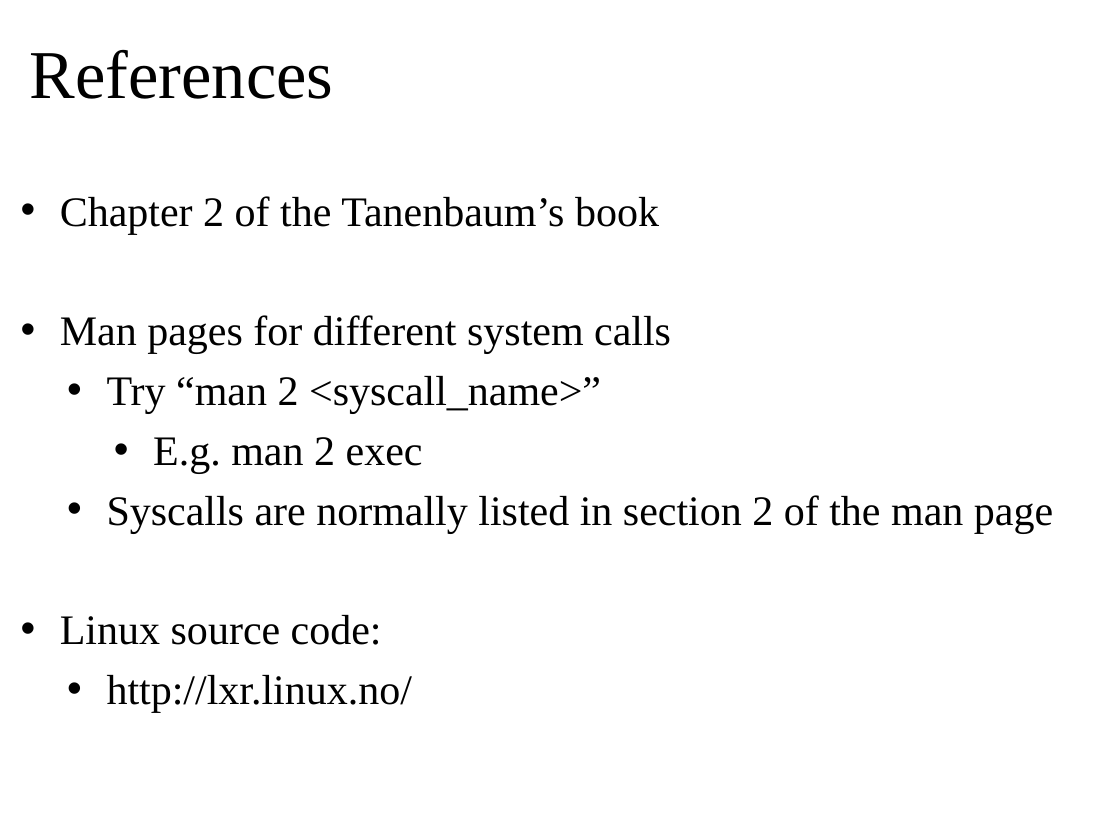
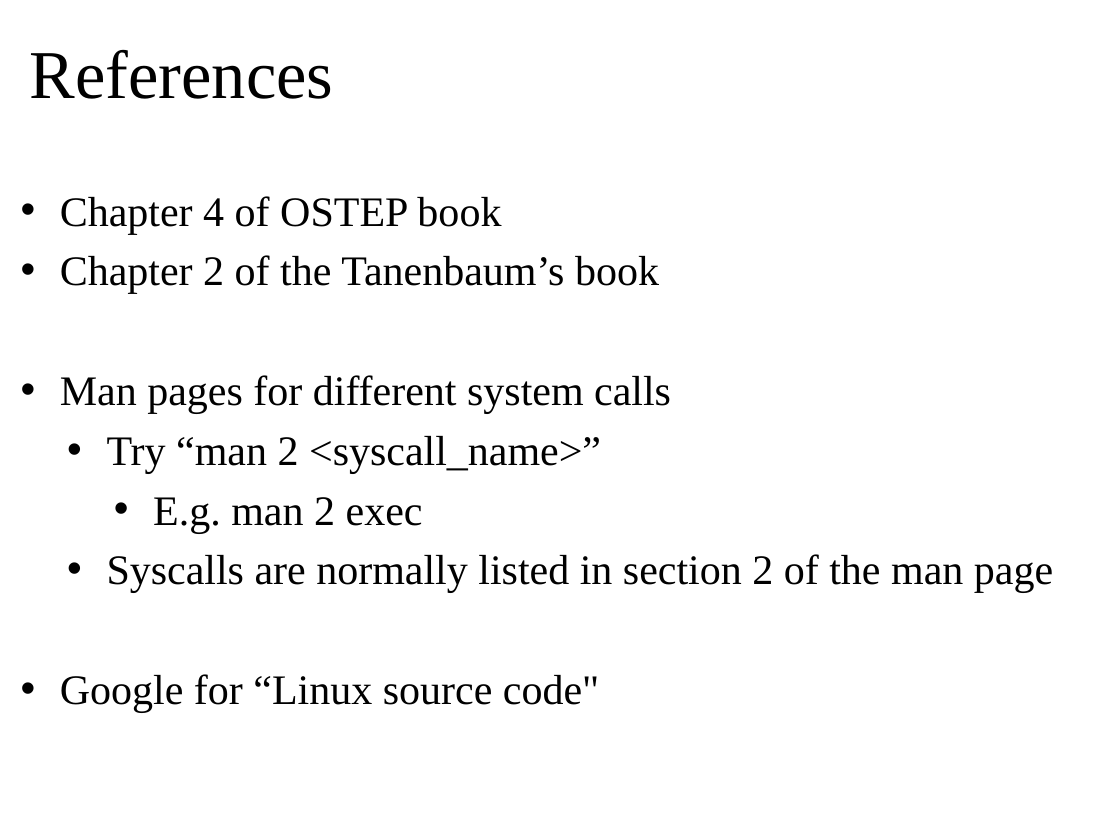
Before and after one commit to oscourse/oscourse.github.io, a slide deck: slide 24 of slides/processes.pptx. Drawn at 1120x840 pixels with LibreOffice and Linux fonts; fonts in the diff are those of the drawing. Boxes give left, top, right and bottom in pixels: in the first picture for what was removed or moved away, otherwise in the second. Text is boxed around its words. In the diff, an @@ line names an element or a change of style, - is before the commit and + after.

```diff
--- a/slides/processes.pptx
+++ b/slides/processes.pptx
@@ text at bbox=[60, 196, 501, 235]: paragraph added @@
+• Chapter 4 of OSTEP book
@@ text at bbox=[60, 674, 599, 713]: text changed @@
-• Linux source code:
-  • http://lxr.linux.no/
+• Google for “Linux source code"
```
Also in this commit, not shown: 5 other slides changed, 2 other files.
